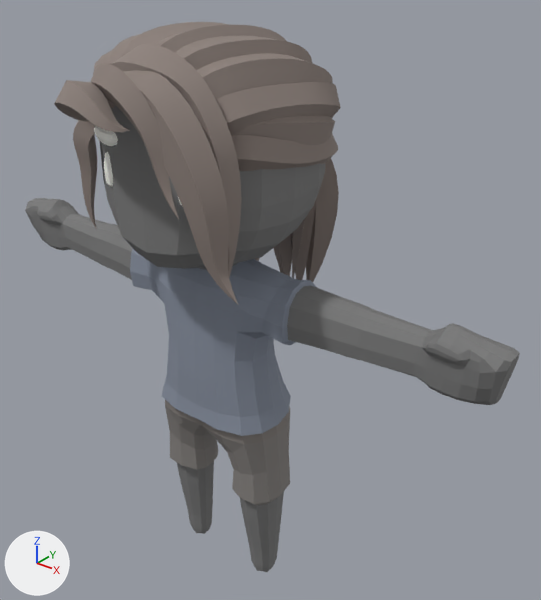
A saved change to the glTF model client/public/assets/characters/Casual_Female.glb.
The view is the same before and after, from a 50 mm camera at (0.636, -0.683, 0.905) aimed at (0.042, 0.058, 0.445). Arrows for +X, +Y and +Z are at lower left; the lights stay in place. The older version comes first. Where no turn or scale is listed for an object, it has been applied to the vertices. Vertices at exactly the same position are counted once.

Before the edit, the objects in view are built like this:
```python
me_mesh_0 = bpy.data.meshes.new('Mesh_0')
me_mesh_0.from_pydata(...)  # 3377 vertices, 6614 faces; spans x -0.414..0.414, y -0.196..0.195, z -0.005..0.814
me_mesh_0.materials.append(mat_material_0)
ob_body = bpy.data.objects.new('Body', me_mesh_0)
ob_body.location = (0.0, 0.0, 0.0)
```
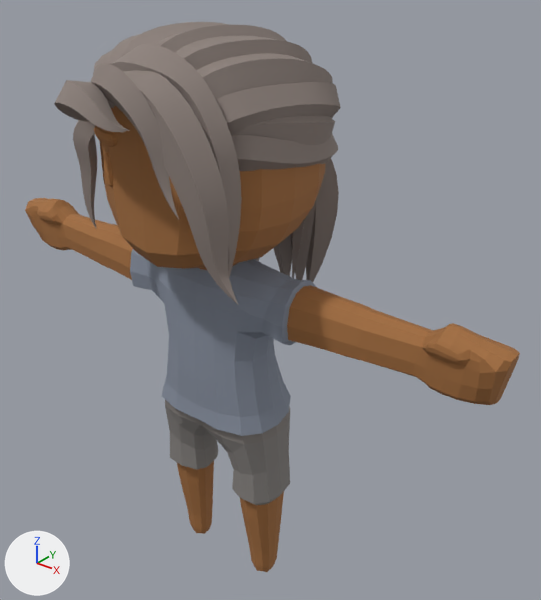
The change in detail:
me_mesh_0 has 3377 vertices, 6614 faces and spans x -0.414..0.414, y -0.196..0.195, z -0.005..0.814.
me_mesh_0 is used by ob_body; location (0.0, 0.0, 0.0).
me_mesh_0 part 1: 1312 faces centred in x -0.413..0.413, y -0.124..0.124, z -0.003..0.792 are repainted in the vertex colours; the middle colour goes from grey #797979 to brown #a26d3d.
me_mesh_0 part 2: 320 faces centred in x -0.092..0.092, y -0.127..-0.1, z 0.632..0.704 are repainted in the vertex colours; the middle colour goes from white #fffff9 to brown #a8713f.

Boxes (x1, y1, x2, y2) around the edits, measured in the pictures (541 x 600 px):
part 1 of me_mesh_0, recoloured (grey to brown): (25, 106, 520, 572) in both
part 2 of me_mesh_0, recoloured: (94, 126, 182, 206) in both
